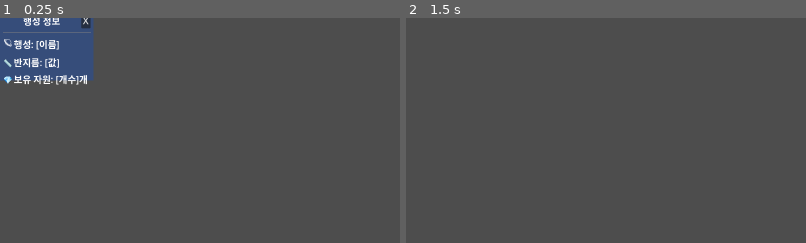
Above: before the commit, frames 1-2 (left to right).
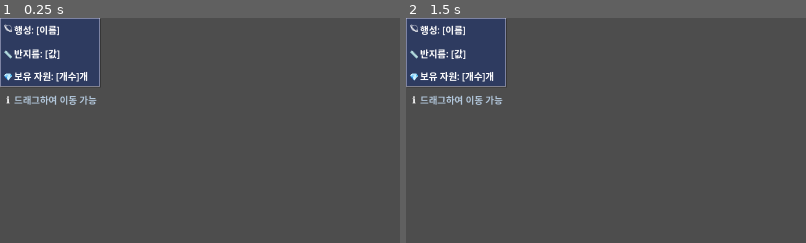
Above: after the commit, the same moments.

Repository: gasbank/godot-llm-yyt
Game: Godot game, scene res://PlanetInfoPopup.tscn
Same seed, same stepped clock (60 frames per second), same inputs: the game is played once before the commit and once after it. This scene is started directly instead of the project's main scene.
Inputs (mouse positions are % of the whole screen's width and height, from its top left):
- Up to frame 1 (0.25 s): no input
- Up to frame 2 (1.5 s): click (11, 1) at 0.5 s, where only the run before the commit has a clickable "X"; tap Enter at 1.25 s; move the mouse to (72, 45) at 1.27 s; hold D (move_right) from 1.28 s (still down); tap Delete at 1.35 s; click (72, 45) at 1.42 s
The pictures show only the part of the screen within x 0-50%, y 0-50%; the shares and areas given below are measured in that part.

The runs differ from the first frame. In frame 1, 7.7% of the frame differs, in the area x 0-25%, y 0-39%; in frame 2, 8.1%.

Commit message:
레이어 구조 정적으로

Diff:
--- a/HexTileAllBorders.gd
+++ b/HexTileAllBorders.gd
@@ -157,8 +157,8 @@
 	# 저장된 뷰포트 상태 복원
 	_load_viewport_state()
 
-	# 팝업 레이어 초기화
-	_setup_popup_layer()
+	# 정적으로 정의된 팝업 레이어 참조
+	_find_popup_layer()
 
 func _unhandled_input(event: InputEvent) -> void:
 	# 우클릭 감지 및 격납고 체크 (우선 처리)
@@ -196,11 +196,18 @@
 			return true
 	return false
 
-func _setup_popup_layer():
-	# CanvasLayer를 생성하여 팝업이 모든 것 위에 표시되도록 함
-	_popup_layer = CanvasLayer.new()
-	_popup_layer.layer = 100  # 높은 레이어 값으로 최상위에 표시
-	get_tree().current_scene.add_child(_popup_layer)
+func _find_popup_layer():
+	# tscn 파일에서 정적으로 정의된 PopupLayer 찾기
+	var scene_root = get_tree().current_scene
+	_popup_layer = scene_root.get_node_or_null("PopupLayer")
+
+	if _popup_layer:
+		print("Found static PopupLayer in scene: ", _popup_layer.name)
+		print("PopupLayer info - Layer: ", _popup_layer.layer, " Follow viewport: ", _popup_layer.follow_viewport_enabled)
+	else:
+		print("ERROR: PopupLayer not found in scene! Make sure it exists in universe_game.tscn")
+
+	return _popup_layer != null
 
 func _unhandled_input_original(event: InputEvent) -> void:
 	# === 줌 ===
@@ -661,24 +668,31 @@
 
 	print("Popup instance created successfully, type: ", popup_instance.get_class())
 
-	# 팝업을 현재 씬의 루트에 직접 추가 (가장 확실한 방법)
-	var scene_root = get_tree().current_scene
-	print("Adding popup to scene root: ", scene_root.name)
-	scene_root.add_child(popup_instance)
-
-	# 팝업 위치를 화면 중앙으로 설정
+	# 팝업 레이어 확인
+	if not _popup_layer:
+		print("ERROR: PopupLayer not found! Trying to find it again...")
+		if not _find_popup_layer():
+			print("CRITICAL ERROR: Cannot create popup without PopupLayer!")
+			popup_instance.queue_free()
+			return
+
+	# PopupLayer에 추가
+	print("Adding popup to static PopupLayer: ", _popup_layer.name)
+	_popup_layer.add_child(popup_instance)
+
+	# 팝업 위치를 화면 중앙으로 설정 (CanvasLayer는 스크린 좌표 사용)
 	var viewport_size = get_viewport().get_visible_rect().size
-	popup_instance.position = viewport_size * 0.5 - popup_instance.size * 0.5
-	popup_instance.global_position = popup_instance.position
-
-	print("Popup position set to: ", popup_instance.position, " global: ", popup_instance.global_position)
-
-	# 팝업을 강제로 최상위에 표시
-	popup_instance.z_index = 20000
+	popup_instance.position = viewport_size * 0.5 - Vector2(320, 220) * 0.5
+
+	print("Popup position set to: ", popup_instance.position, " (screen coordinates)")
+
+	# CanvasLayer에서는 z-index가 중요하지 않지만 설정
+	popup_instance.z_index = 0  # CanvasLayer 내에서는 낮은 값도 충분
 	popup_instance.show()
 	popup_instance.visible = true
 
-	print("Popup visibility set: ", popup_instance.visible, " z_index: ", popup_instance.z_index)
+	print("Popup added to CanvasLayer. Parent: ", popup_instance.get_parent().name,
+		  " Layer: ", popup_instance.get_parent().layer if popup_instance.get_parent() is CanvasLayer else "not CanvasLayer")
 
 	# 팝업 설정 (위치 설정 후에)
 	popup_instance.setup_popup(planet_name, planet_radius, resource_count)
@@ -711,10 +725,16 @@
 
 func _close_all_popups():
 	# 모든 팝업 닫기
+	print("Closing all popups, count: ", _facility_popups.size())
 	for popup in _facility_popups:
 		if is_instance_valid(popup):
+			print("Closing popup: ", popup.name if popup.has_method("get") else "unknown")
 			popup.queue_free()
 	_facility_popups.clear()
+
+	# 팝업 레이어 정리 (필요시)
+	if _popup_layer and _popup_layer.get_child_count() == 0:
+		print("Popup layer is empty")
 
 # ---------- 행성 배치 ----------
 func _place_planets() -> void:
--- a/PlanetInfoPopup.gd
+++ b/PlanetInfoPopup.gd
@@ -34,11 +34,13 @@
 	# 드래그 이벤트 설정
 	mouse_filter = Control.MOUSE_FILTER_PASS
 
-	# 팝업을 최상위에 표시
-	z_index = 10000
+	# CanvasLayer에서는 z-index가 중요하지 않음
+	z_index = 0
 	visible = true
 
-	print("PlanetInfoPopup _ready complete. Position: ", position, " Size: ", size, " Visible: ", visible)
+	print("PlanetInfoPopup _ready complete.")
+	print("Position: ", position, " Size: ", size, " Visible: ", visible)
+	print("Parent type: ", get_parent().get_class() if get_parent() else "no parent")
 
 func setup_popup(p_name: String, p_radius: int, p_resource_count: int):
 	planet_name = p_name
@@ -76,9 +78,9 @@
 				# 드래그 시작
 				is_dragging = true
 				drag_offset = global_position - get_global_mouse_position()
-				# 이 팝업을 최상위로 가져오기
-				get_parent().move_child(self, -1)
-				z_index = 10000
+				# CanvasLayer에서는 child 순서 변경만으로 충분
+				if get_parent():
+					get_parent().move_child(self, -1)
 			else:
 				# 드래그 종료
 				is_dragging = false
--- a/PlanetInfoPopup.tscn
+++ b/PlanetInfoPopup.tscn
@@ -5,26 +5,48 @@
 [node name="PlanetInfoPopup" type="Control"]
 layout_mode = 3
 anchors_preset = 0
-offset_right = 300.0
-offset_bottom = 200.0
+offset_right = 320.0
+offset_bottom = 220.0
 script = ExtResource("1_1ymzq")
+
+[node name="Shadow" type="ColorRect" parent="."]
+layout_mode = 1
+anchors_preset = 15
+anchor_right = 1.0
+anchor_bottom = 1.0
+offset_left = 3.0
+offset_top = 3.0
+offset_right = 3.0
+offset_bottom = 3.0
+color = Color(0, 0, 0, 0.3)
+
+[node name="Border" type="ColorRect" parent="."]
+layout_mode = 1
+anchors_preset = 15
+anchor_right = 1.0
+anchor_bottom = 1.0
+color = Color(0.8, 0.8, 0.9, 1)
 
 [node name="Background" type="ColorRect" parent="."]
 layout_mode = 1
 anchors_preset = 15
 anchor_right = 1.0
 anchor_bottom = 1.0
-color = Color(0.2, 0.3, 0.5, 0.9)
+offset_left = 2.0
+offset_top = 2.0
+offset_right = -2.0
+offset_bottom = -2.0
+color = Color(0.15, 0.2, 0.35, 0.95)
 
 [node name="VBoxContainer" type="VBoxContainer" parent="."]
 layout_mode = 1
 anchors_preset = 15
 anchor_right = 1.0
 anchor_bottom = 1.0
-offset_left = 10.0
-offset_top = 10.0
-offset_right = -10.0
-offset_bottom = -10.0
+offset_left = 12.0
+offset_top = 12.0
+offset_right = -12.0
+offset_bottom = -12.0
 
 [node name="Header" type="HBoxContainer" parent="VBoxContainer"]
 layout_mode = 2
@@ -37,11 +59,12 @@
 
 [node name="CloseButton" type="Button" parent="VBoxContainer/Header"]
 layout_mode = 2
-custom_minimum_size = Vector2(30, 30)
-text = "X"
+custom_minimum_size = Vector2(32, 32)
+text = "✕"
 
 [node name="HSeparator" type="HSeparator" parent="VBoxContainer"]
 layout_mode = 2
+color = Color(0.6, 0.7, 0.8, 1)
 
 [node name="Content" type="VBoxContainer" parent="VBoxContainer"]
 layout_mode = 2
@@ -52,33 +75,66 @@
 
 [node name="PlanetNameIcon" type="Label" parent="VBoxContainer/Content/PlanetNameContainer"]
 layout_mode = 2
+custom_minimum_size = Vector2(30, 0)
 text = "🪐"
+horizontal_alignment = 1
 
 [node name="PlanetName" type="Label" parent="VBoxContainer/Content/PlanetNameContainer"]
 layout_mode = 2
 size_flags_horizontal = 3
 text = "행성: [이름]"
 
+[node name="VSeparator1" type="Control" parent="VBoxContainer/Content"]
+layout_mode = 2
+custom_minimum_size = Vector2(0, 8)
+
 [node name="RadiusContainer" type="HBoxContainer" parent="VBoxContainer/Content"]
 layout_mode = 2
 
 [node name="RadiusIcon" type="Label" parent="VBoxContainer/Content/RadiusContainer"]
 layout_mode = 2
+custom_minimum_size = Vector2(30, 0)
 text = "📏"
+horizontal_alignment = 1
 
 [node name="PlanetRadius" type="Label" parent="VBoxContainer/Content/RadiusContainer"]
 layout_mode = 2
 size_flags_horizontal = 3
 text = "반지름: [값]"
 
+[node name="VSeparator2" type="Control" parent="VBoxContainer/Content"]
+layout_mode = 2
+custom_minimum_size = Vector2(0, 8)
+
 [node name="ResourceContainer" type="HBoxContainer" parent="VBoxContainer/Content"]
 layout_mode = 2
 
 [node name="ResourceIcon" type="Label" parent="VBoxContainer/Content/ResourceContainer"]
 layout_mode = 2
+custom_minimum_size = Vector2(30, 0)
 text = "💎"
+horizontal_alignment = 1
 
 [node name="ResourceCount" type="Label" parent="VBoxContainer/Content/ResourceContainer"]
 layout_mode = 2
 size_flags_horizontal = 3
 text = "보유 자원: [개수]개"
+
+[node name="VSeparator3" type="Control" parent="VBoxContainer/Content"]
+layout_mode = 2
+custom_minimum_size = Vector2(0, 12)
+
+[node name="InfoContainer" type="HBoxContainer" parent="VBoxContainer/Content"]
+layout_mode = 2
+
+[node name="InfoIcon" type="Label" parent="VBoxContainer/Content/InfoContainer"]
+layout_mode = 2
+custom_minimum_size = Vector2(30, 0)
+text = "ℹ️"
+horizontal_alignment = 1
+
+[node name="InfoLabel" type="Label" parent="VBoxContainer/Content/InfoContainer"]
+layout_mode = 2
+size_flags_horizontal = 3
+text = "드래그하여 이동 가능"
+modulate = Color(0.8, 0.9, 1, 0.8)
--- a/universe_game.tscn
+++ b/universe_game.tscn
@@ -12,3 +12,7 @@
 z_index = 2000
 grow_horizontal = 2
 grow_vertical = 2
+
+[node name="PopupLayer" type="CanvasLayer" parent="."]
+layer = 100
+follow_viewport_enabled = false
